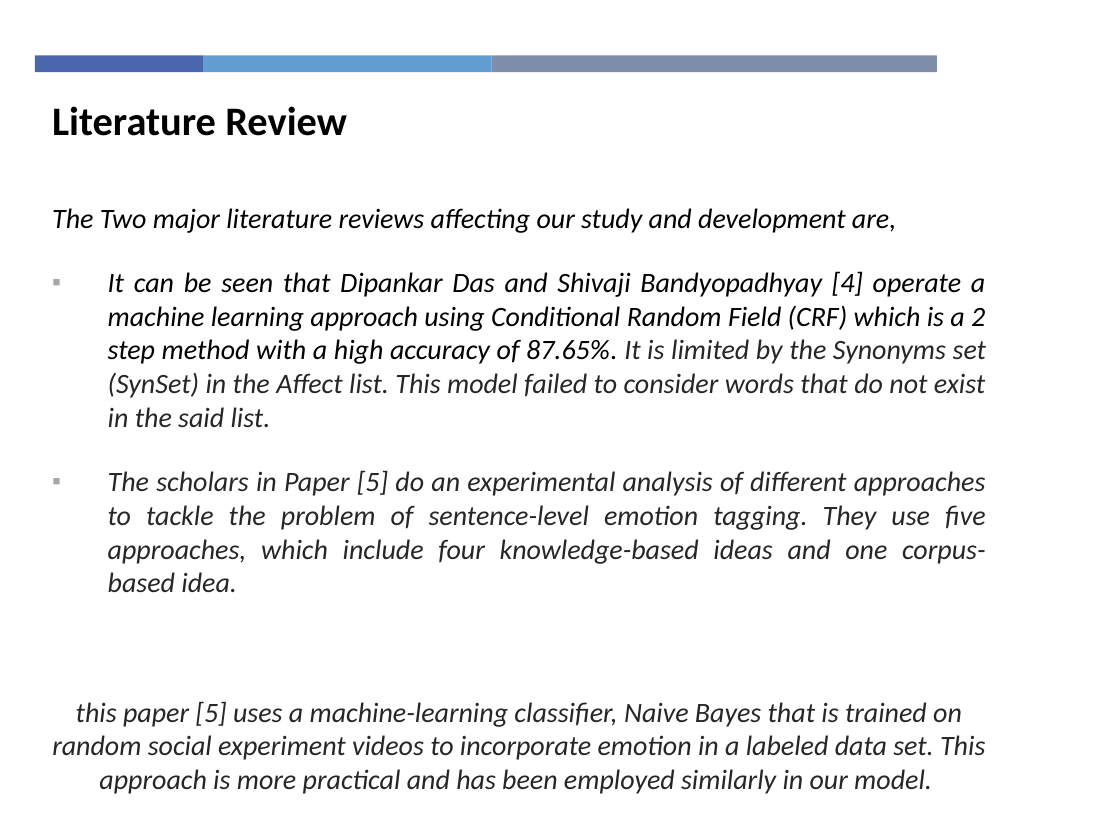
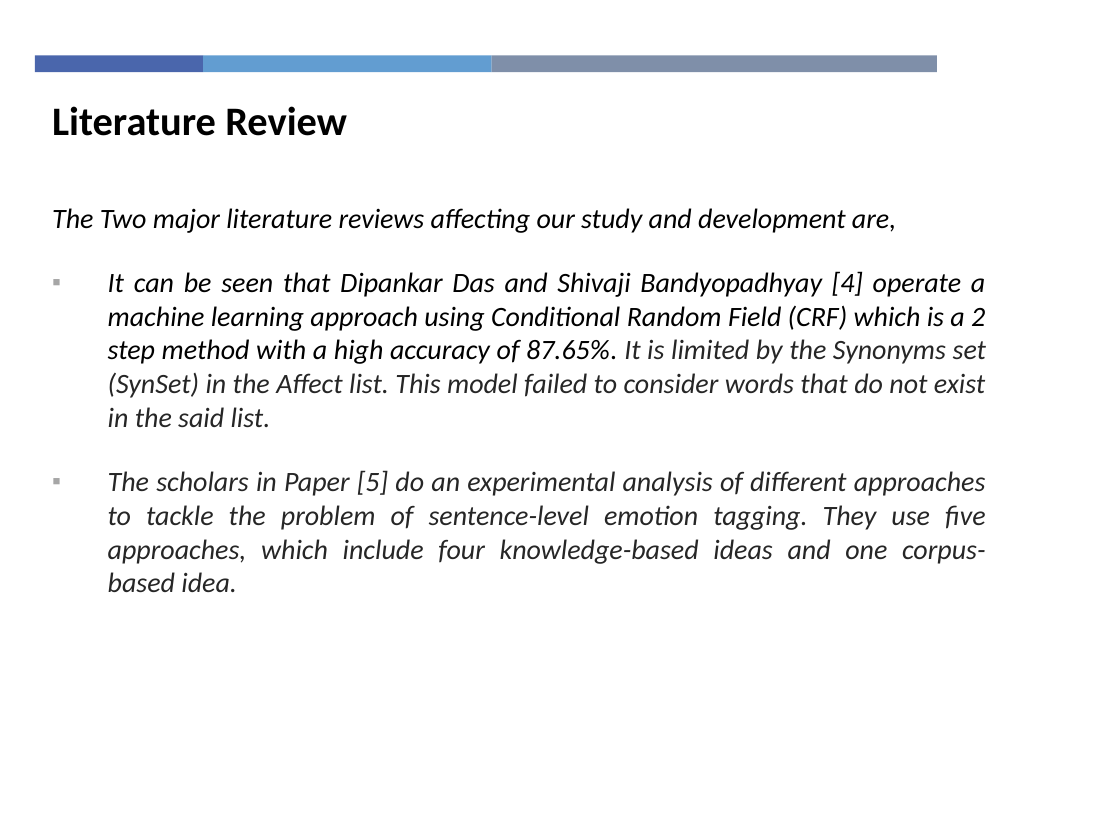
Before and after one commit to Tuurash/SentimentRecognition, a slide deck: slide 5 of Book/Thesis_Presentation3.pptx. Drawn at 1120x840 pixels with LibreOffice and Linux fonts; fonts in the diff are those of the drawing; background and template pictures are left out. Boxes give left, top, right and bottom in pixels: in the first picture for what was removed or moved away, otherwise in the second. Text is boxed around its words. In the diff, an @@ line names an element or a change of style, - is before the commit and + after.

```diff
--- a/Book/Thesis_Presentation3.pptx
+++ b/Book/Thesis_Presentation3.pptx
@@ text at (52, 701, 985, 794): paragraph removed @@
-this paper [5] uses a machine-learning classifier, Naive Bayes that is trained on random social experiment videos to incorporate emotion in a labeled data set. This approach is more practical and has been employed similarly in our model.
```
Also in this commit, not shown: 5 other slides changed.
